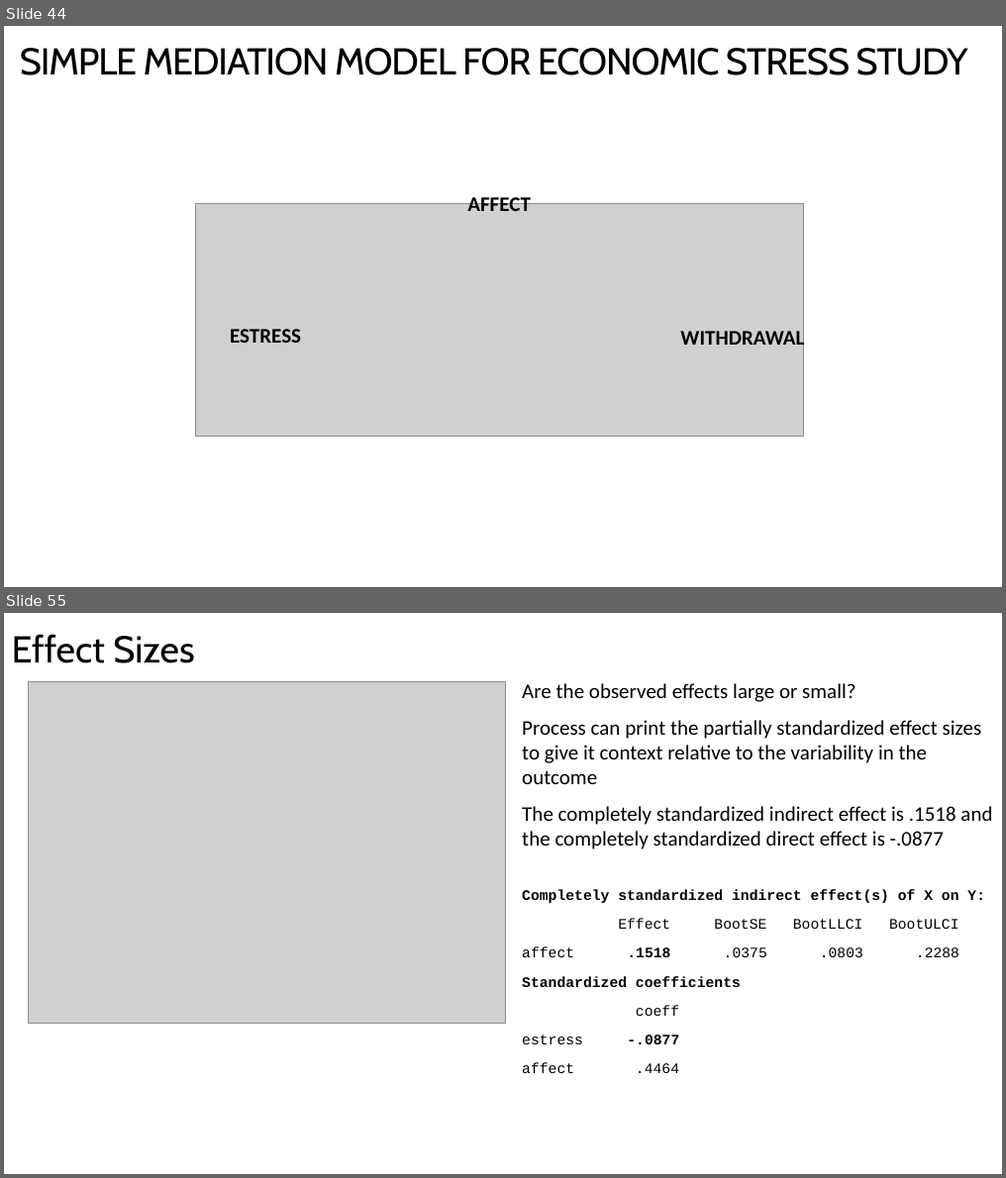
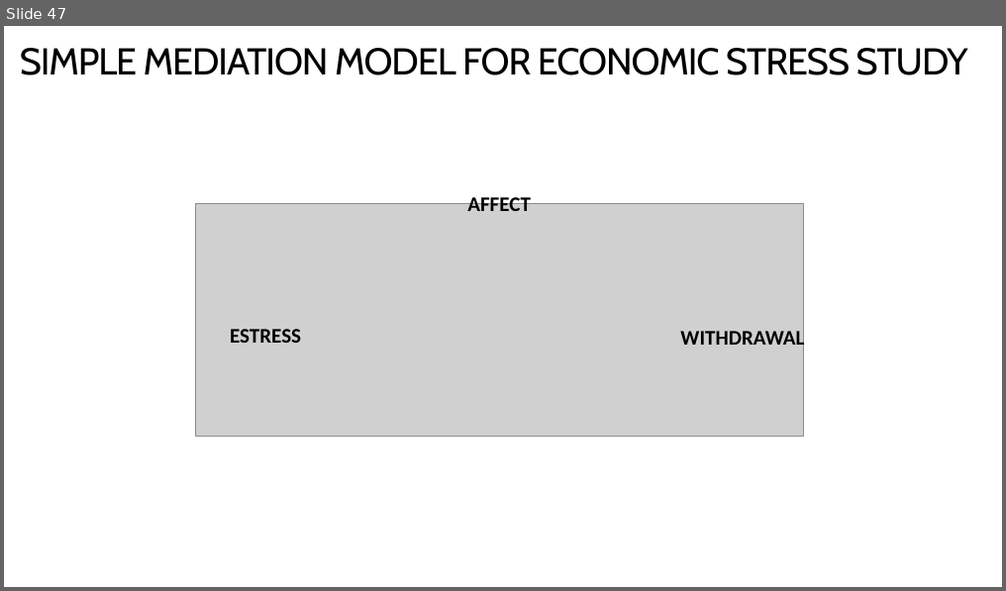
Before and after one commit to bigdataforsocialjustice/stats-for-social-justice, a slide deck: slides/medmod/lecture.pptx. Shown one above the other, each under a label of ours: slides 44 and 55 before the commit, slide 47 after it; the slides between them are not shown. The pictures are 1006x1178 and 1006x591 pixels, drawn with LibreOffice and Linux fonts; fonts in the diff are those of the drawing; grey boxes stand for pictures. Boxes give left, top, right and bottom in pixels: in the first picture for what was removed or moved away, otherwise in the second. Text is boxed around its words. In the diff, an @@ line names an element or a change of style, - is before the commit and + after.

```diff
--- a/slides/medmod/lecture.pptx
+++ b/slides/medmod/lecture.pptx
@@ slide 55 removed at (4,613,1002,1174), background #FFFFFF @@
@@ title removed at (12,634,194,663) @@
-Effect Sizes
@@ picture removed at (28,681,506,1023) @@
@@ text removed at (522,683,992,1073) @@
-Are the observed effects large or small?
-Process can print the partially standardized effect sizes to give it context relative to the variability in the outcome
-The completely standardized indirect effect is .1518 and the completely standardized direct effect is -.0877
-Completely standardized indirect effect(s) of X on Y:
-Effect BootSE BootLLCI BootULCI
-affect .1518 .0375 .0803 .2288
-Standardized coefficients
-coeff
-estress -.0877
-affect .4464
@@ what was slide 44 is now slide 47 @@
```
Also in this commit, not shown: 4 slides changed, 7 slides added, 13 other slides removed.
